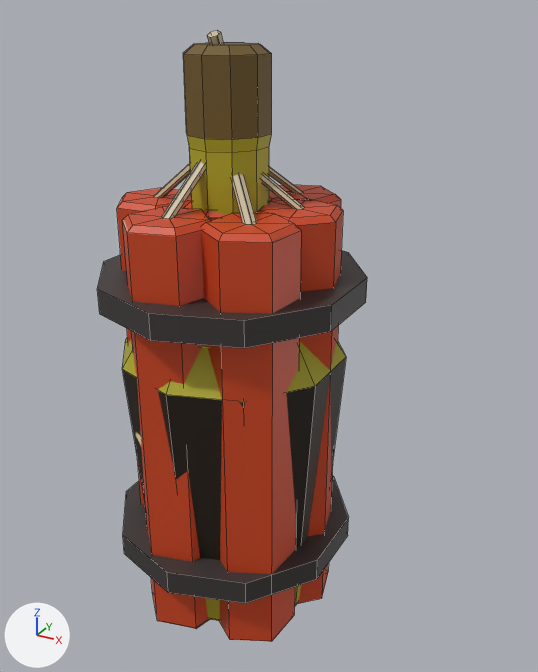
Before and after pictures for a commit that changed the FBX model Assets/Models/Stuff/Stuff2.fbx.
The view is the same before and after, from a 50 mm camera at (2.56, -4.12, 4.2) aimed at (0.21, 0.15, 2.07). Lighting does not change. The marker at lower left points along +X, +Y and +Z. Mesh edges are drawn as thin lines.

Objects in the first picture: 'Bottle', 'Dynamite'.
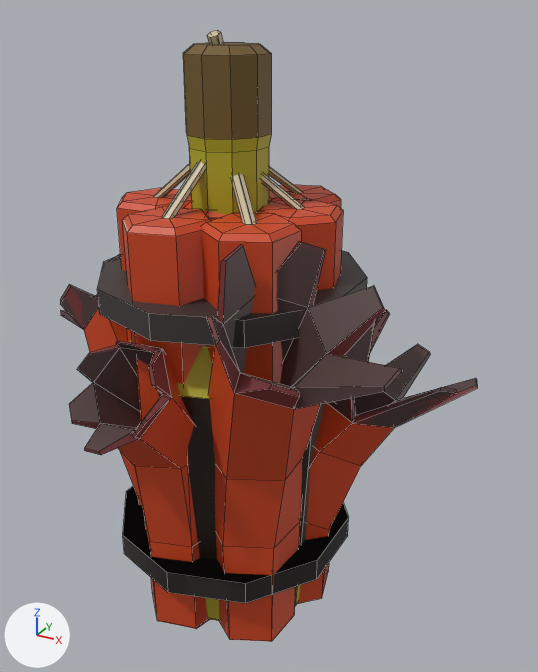
Commit message: Add DynamiteE

Pixel boxes (x1, y1, x2, y2) of what changed, in the pictures (538 x 672 px):
```json
{"object": "DynamiteE", "change": "added", "after": [60, 241, 478, 642], "on screen": "red"}
```

Scene script edits in JSON lines:
```json
{"op": "add", "block": "img_dynamitee_base_png", "code": ["img_dynamitee_base_png = load_image('DynamiteE Base.png', 'DynamiteE Base.png', 1024, 1024, 'sRGB')"]}
{"op": "add", "block": "mat_material_003", "code": ["mat_material_003 = principled_material('Material.003')", "mat_material_003.texture = img_dynamitee_base_png  # with its transparency"]}
{"op": "add", "block": "me_dynamitee", "code": ["me_dynamitee = bpy.data.meshes.new('DynamiteE')", "me_dynamitee.from_pydata(...)  # 435 vertices, 427 faces; spans x -1.39..1.64, y -1.33..1.51, z 0.0..3.02", "me_dynamitee.materials.append(mat_material_003)  # picture img_dynamitee_base_png"]}
{"op": "add", "block": "ob_dynamitee", "code": ["ob_dynamitee = bpy.data.objects.new('DynamiteE', me_dynamitee)", "ob_dynamitee.location = (0.0, 0.0, 0.0)"]}
```
